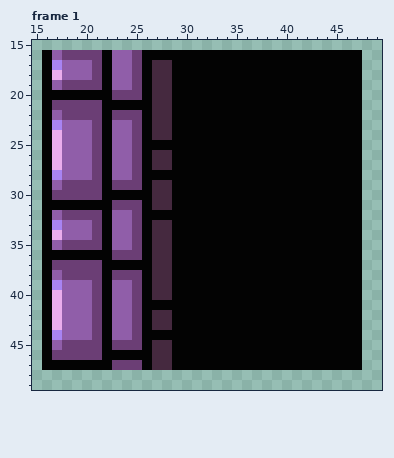
Pixel-art file: graphics/smash_block_ziggurat_l.aseprite. That is the earlier state.
64x64 pixels, 6 frames. Shown: frame 1: x 15..49, y 15..49.
After:
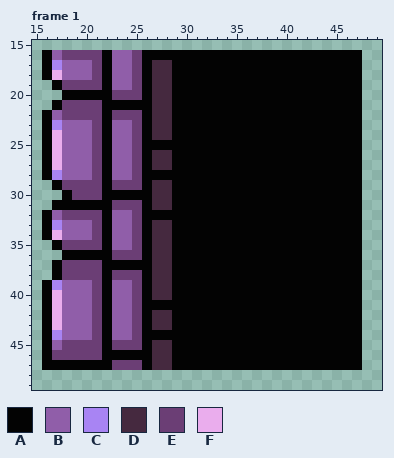
Palette (. is transparent): A #030303  B #905ea9  C #a884f3  D #45293f  E #6b3e75  F #eaaded
The edit:
--- frame 1
@@ x 15..19 @@
 18 .AFBB
-19 .ABEE
-20 .AAAA
-21 .AEEE
+19 ..AEE
+20 ...AA
+21 ..AEE
 22 .ABEE
@@ x 15..20 @@
 28 .ACBBB
-29 .ABEEE
-30 .AEEEE
-31 .AAAAA
+29 ..AEEE
+30 ...AEE
+31 ..AAAA
 32 .ABEEE
@@ x 15..19 @@
 34 .AFBB
-35 .ABEE
-36 .AAAA
-37 .AEEE
-38 .ABEE
+35 ..AEE
+36 ...AA
+37 ..AEE
+38 ..AEE
 39 .ACBB
